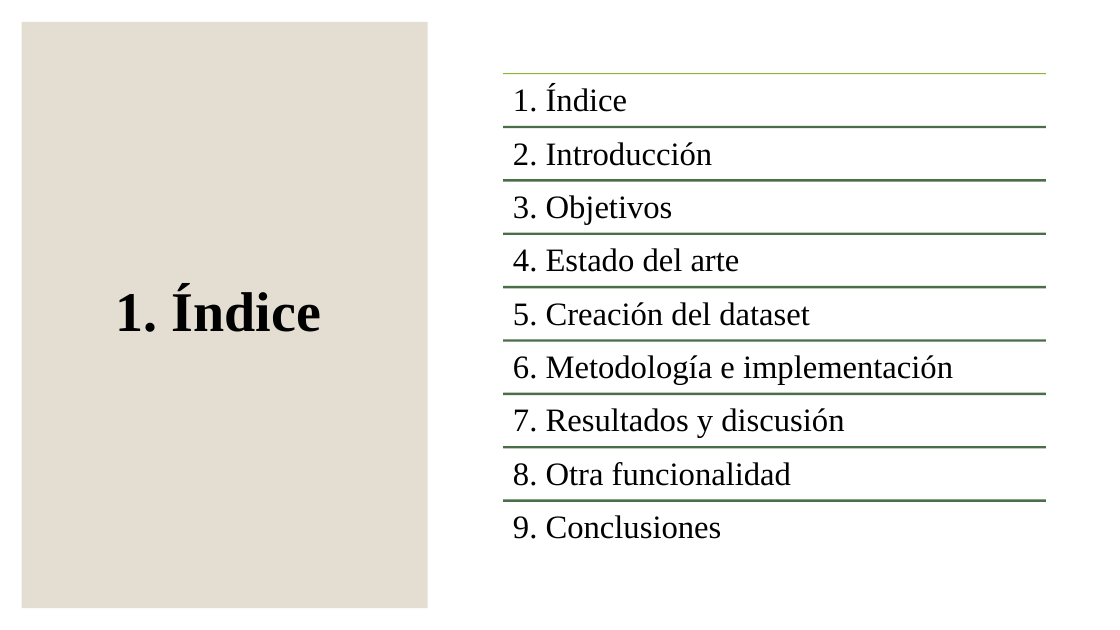
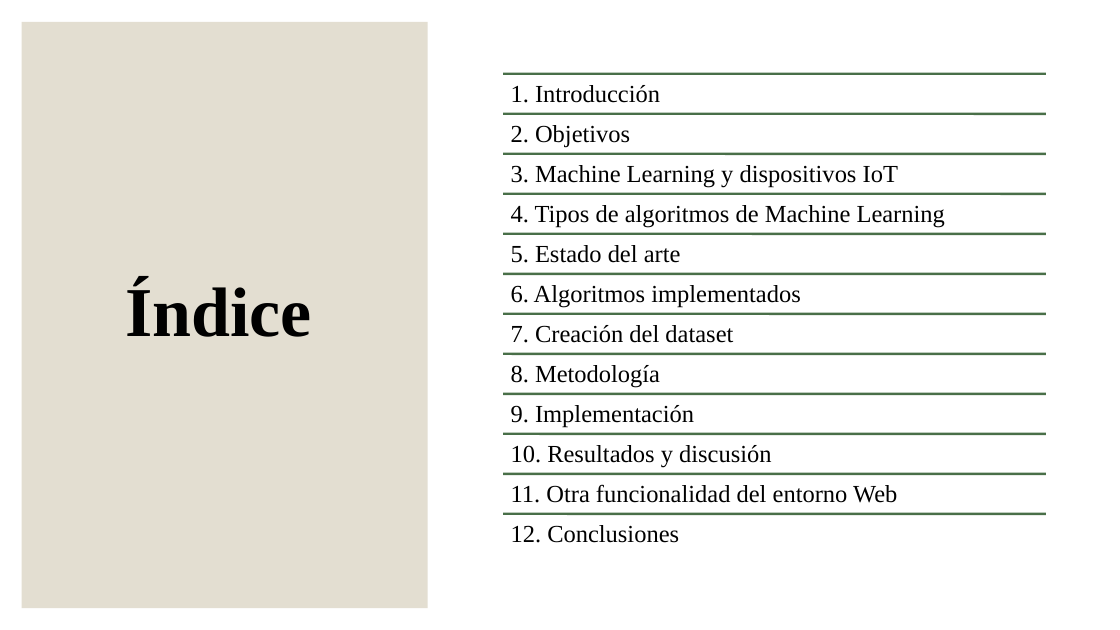
Before and after one commit to jperezlf/MPAIOT, a slide deck: slide 2 of Doc/Presentación TFG.pptx. Drawn at 1120x630 pixels with LibreOffice and Linux fonts; fonts in the diff are those of the drawing. Boxes give left, top, right and bottom in pixels: in the first picture for what was removed or moved away, otherwise in the second. Text is boxed around its words. In the diff, an @@ line names an element or a change of style, - is before the commit and + after.

```diff
--- a/Doc/Presentación TFG.pptx
+++ b/Doc/Presentación TFG.pptx
@@ line (503, 74) - (1046, 74): stroke #8AB833 1 pt to #496F48 2 pt @@
@@ text at (511, 85, 660, 103): text changed; size 28 to 21 pt @@
-1. Índice
+1. Introducción
@@ text at (511, 125, 630, 147): text changed; size 28 to 21 pt @@
-2. Introducción
+2. Objetivos
@@ text removed at (513, 195, 673, 224) @@
-3. Objetivos
@@ text at (511, 245, 681, 263): text changed; size 28 to 21 pt @@
-4. Estado del arte
+5. Estado del arte
@@ title at (125, 281, 312, 337): text changed; size 48 to 60 pt @@
-1. Índice
+Índice
@@ text at (511, 325, 733, 343): text changed; size 28 to 21 pt @@
-5. Creación del dataset
+7. Creación del dataset
@@ text at (511, 365, 660, 387): text changed; size 28 to 21 pt @@
-6. Metodología e implementación
+8. Metodología
@@ 3 lines: place and size @@
-3 lines at (503, 127, 1046, 447)
+3 lines at (503, 113, 1046, 434)
@@ text at (511, 445, 771, 467): text changed; size 28 to 21 pt @@
-7. Resultados y discusión
+10. Resultados y discusión
@@ group added at (503, 154, 1046, 474): 4 texts, 3 lines @@
+3. Machine Learning y dispositivos IoT
+4. Tipos de algoritmos de Machine Learning
+6. Algoritmos implementados
+9. Implementación
@@ text at (511, 484, 897, 503): text changed; size 28 to 21 pt @@
-8. Otra funcionalidad
+11. Otra funcionalidad del entorno Web
@@ 3 lines: place and size @@
-3 lines at (503, 181, 1046, 501)
+3 lines at (503, 194, 1046, 514)
@@ text at (511, 525, 679, 543): text changed; size 28 to 21 pt @@
-9. Conclusiones
+12. Conclusiones
```
Also in this commit, not shown: 17 other slides changed, 2 slides added, 6 slides removed.
